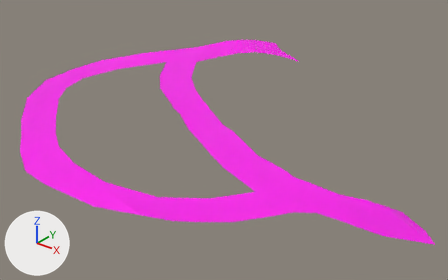
Renders of the FBX model Assets/Models/Environment/MapParts/road.fbx from each side of a commit.
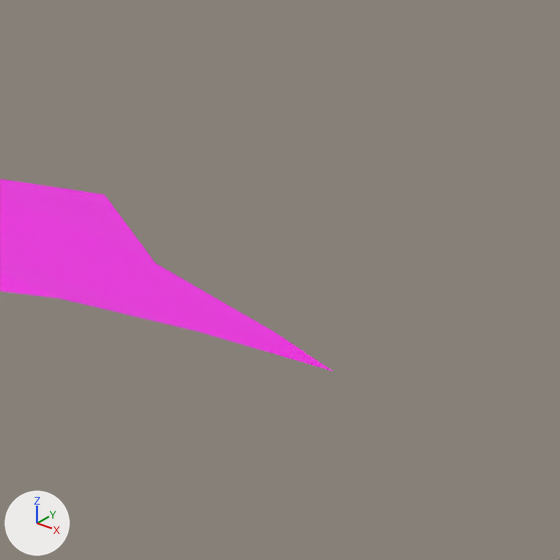
There are two pictures of each version: one whole from a 50 mm camera at (-1.047, -5.979, 5.695) aimed at (-3.123, -3.384, 4.086), one close up on the part from 59% to 72% of the width and 8% to 29% of the height. Lighting does not change. The marker at lower left points along +X, +Y and +Z. Where no turn or scale is listed for an object, it has been applied to the vertices. Vertices at the same position are counted once.
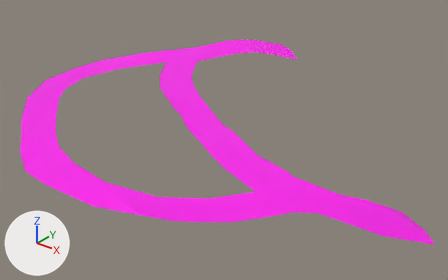
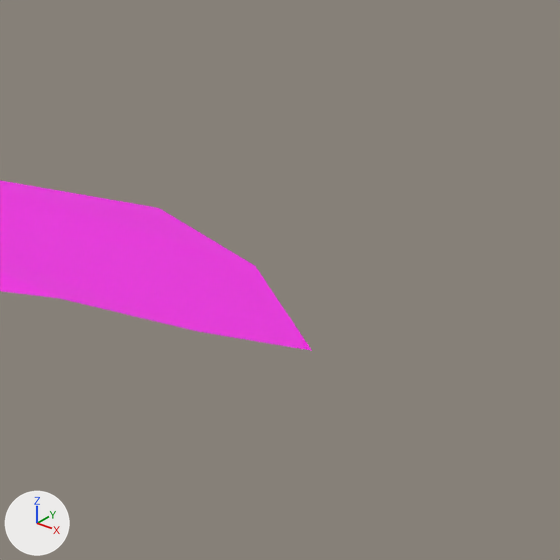
The newer file is also turned or shifted as a whole; pictures and numbers use the older file's frame.

Changed parts and their boxes [x1, y1, x2, y2] in the close-ups (560 x 560 px):
'Mesh', reshaped: before [0, 179, 332, 371]; after [0, 180, 312, 351]

What the commit changed:
me_mesh has 109 vertices, 122 faces and spans x -5.56..-2.84, y -4.76..-2.14, z 4.16..4.32.
me_mesh is used by ob_mesh; location (1.1353, 0.1832, -0.0132).
Verts and faces of me_mesh; kept vertices keep their numbers, new ones are numbered from 109.
Before the commit, vertices of me_mesh: 8 (-4.72, -2.29, 4.24) at pixel (155, 263), 9 (-4.49, -2.37, 4.22) at pixel (333, 371), 11 (-4.93, -2.43, 4.29), 40 (-5.01, -2.41, 4.3), 41 (-4.99, -2.35, 4.29).
Before the commit, vertices of me_mesh: 42 (-4.95, -2.27, 4.27), 43 (-4.87, -2.14, 4.24) at pixel (104, 194), 47 (-4.59, -2.43, 4.25) at pixel (197, 331), 48 (-4.56, -2.35, 4.23) at pixel (275, 332).
Part 1, on me_mesh:
Vertices deleted: 41, 48 (with the faces that use them).
Vertex 8 moves to (-4.65, -2.24, 4.24), pixel (255, 265).
Vertex 9 moves to (-4.52, -2.37, 4.23), pixel (312, 350).
Vertex 43 moves to (-4.85, -2.1, 4.22), pixel (158, 207).
New faces: (8, 47, 9), (11, 42, 40).
